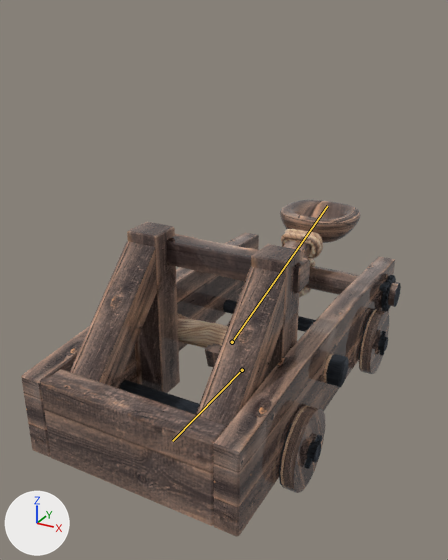
The FBX model Assets/3D Models/Environment/Catapult.fbx as it was, and as the next commit left it.
Before and after are seen from a 50 mm lens placed at (1.13, -1.76, 1.68), pointed at (-0.13, 0.54, 0.53). Arrows for +X, +Y and +Z are at lower left; the lights stay in place. Both versions are drawn at frame 22 of the action 'Armature|Einrollen'; the numbers are the values there. The bones that change are drawn over the model as lines.

Names of what the first picture shows: 'Cube.008', 'Cylinder.001', 'Gewickeltes Seil', 'Gewickeltes Seil 2', 'Grundgerüst', 'Spannungsgeber', 'Stift', 'Verbindungsseil', 'Winch', 'Zahnrad'.
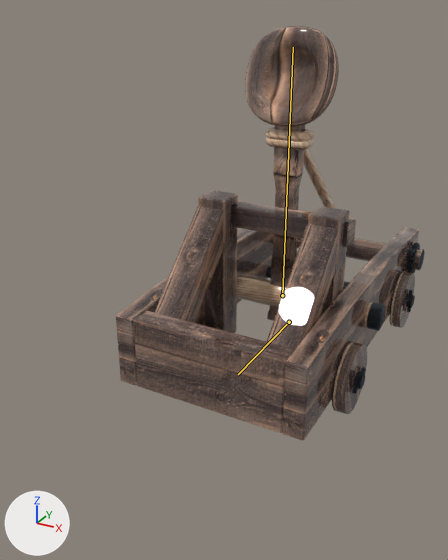
What changed in the scene script:
```text
Change bone_root:
    where bone_root = bpy.data.objects['Armature'].pose.bones['Root']
    bone_root.location: (0.0, -0.396, 0.0) -> (0.0, -0.857, 0.0)
Change bone_arm:
    where bone_arm = bpy.data.objects['Armature'].pose.bones['Arm']  # child of 'Root'
    bone_arm.rotation_quaternion: (0.796, -0.606, 0.0, 0.0) -> (1.0, 0.0, 0.0, 0.0)  # degrees (-75, 0, 0) -> degrees (0, 0, 0)
```

Changed parts and their boxes (x1, y1, x2, y2) in the pictures (448 x 560 px):
'Grundgerüst', posed (19% narrower, 21% shorter): before (21, 222, 395, 537); after (116, 190, 419, 440)
'Cube.008', posed (17% wider, 132% taller): before (280, 200, 360, 243); after (245, 26, 339, 127)
'Cylinder.001', posed: before (119, 299, 389, 493); after (266, 266, 415, 414)
'Gewickeltes Seil 2', posed (59% narrower, 42% taller): before (205, 229, 323, 367); after (266, 125, 314, 321)
'Winch', posed: before (304, 265, 401, 307); after (297, 238, 424, 271)
'Verbindungsseil', posed (not visible before): after (303, 149, 336, 209)
'Zahnrad', posed (19% narrower, 14% shorter): before (381, 275, 396, 311); after (408, 242, 420, 273)
'Stift', posed: before (379, 282, 390, 292); after (407, 248, 415, 256)
bone 'Root', root to tip: before (242, 370) to (172, 441); after (289, 322) to (238, 374)
bone 'Arm', root to tip: before (232, 342) to (327, 206); after (282, 295) to (293, 47)
